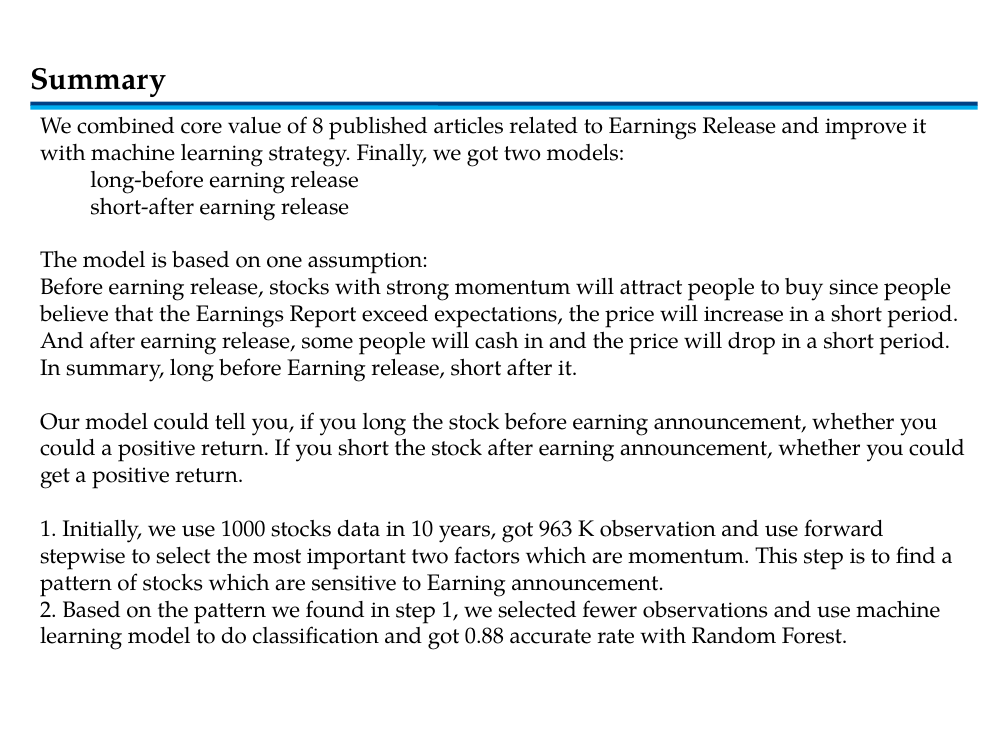
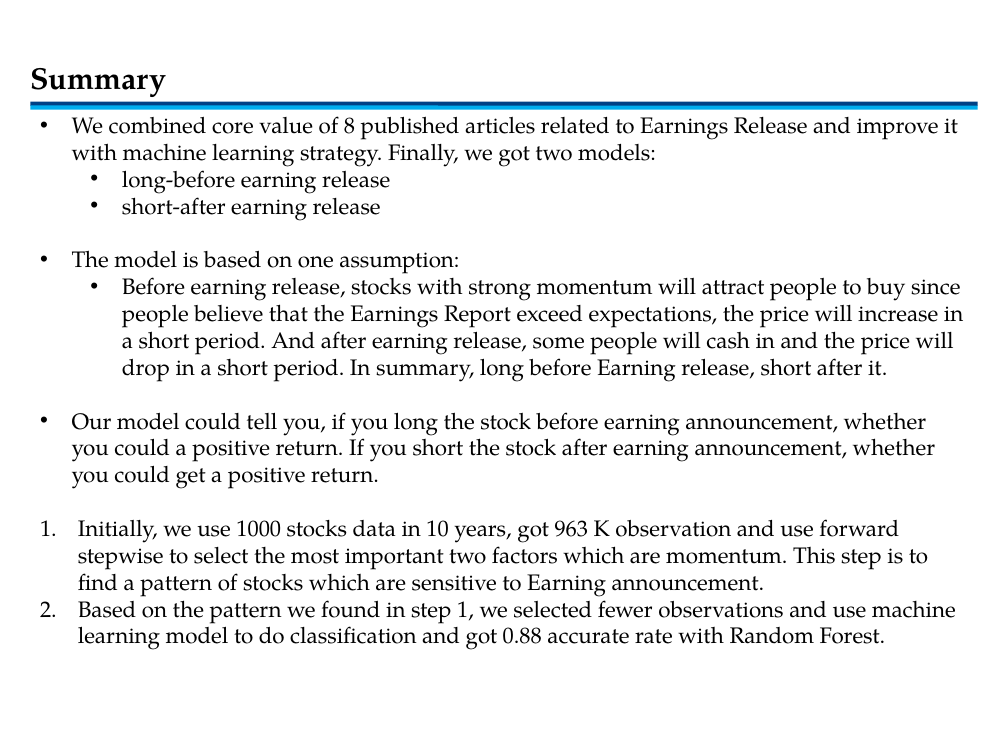
Before and after one commit to JasonLi-TMT/Earnings-Release-Premium, a slide deck: slide 2 of output/time series & NLP.pptx. Drawn at 1008x756 pixels with LibreOffice and Linux fonts; fonts in the diff are those of the drawing. Boxes give left, top, right and bottom in pixels: in the first picture for what was removed or moved away, otherwise in the second. Text is boxed around its words. In the diff, an @@ line names an element or a change of style, - is before the commit and + after.

```diff
--- a/output/time series & NLP.pptx
+++ b/output/time series & NLP.pptx
@@ text at bbox=[72, 109, 963, 489]: bullet none to •; list level 1 to 2 in "Before earning release, stocks with ..." @@
@@ text at bbox=[78, 519, 956, 650]: text changed @@
-1. Initially, we use 1000 stocks data in 10 years, got 963 K observation and use forward stepwise to select the most important two factors which are momentum. This step is to find a pattern of stocks which are sensitive to Earning announcement.
-2. Based on the pattern we found in step 1, we selected fewer observations and use machine learning model to do classification and got 0.88 accurate rate with Random Forest.
+1. Initially, we use 1000 stocks data in 10 years, got 963 K observation and use forward stepwise to select the most important two factors which are momentum. This step is to find a pattern of stocks which are sensitive to Earning announcement.
+2. Based on the pattern we found in step 1, we selected fewer observations and use machine learning model to do classification and got 0.88 accurate rate with Random Forest.
```
Also in this commit, not shown: 2 other slides changed, 1 slide added, 1 slide removed, 1 other file.
